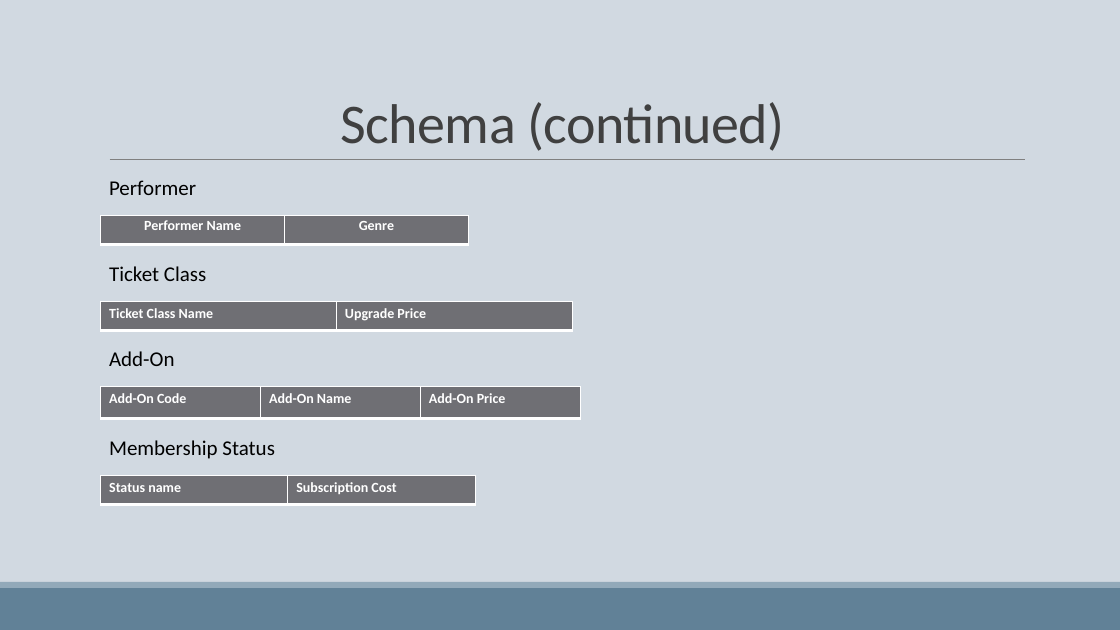
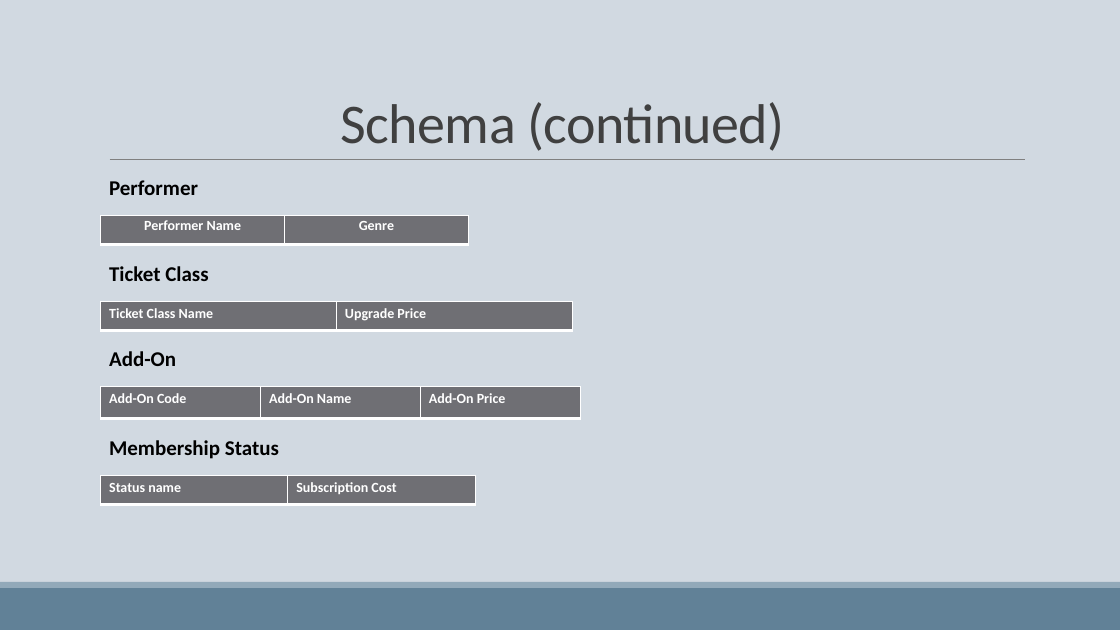
Before and after one commit to keatonmay/db_systems_proj, a slide deck: slide 8 of deliverables/Encore Tickets Presentation.pptx. Drawn at 1120x630 pixels with LibreOffice and Linux fonts; fonts in the diff are those of the drawing. Boxes give left, top, right and bottom in pixels: in the first picture for what was removed or moved away, otherwise in the second. Text is boxed around its words. In the diff, an @@ line names an element or a change of style, - is before the commit and + after.

```diff
--- a/deliverables/Encore Tickets Presentation.pptx
+++ b/deliverables/Encore Tickets Presentation.pptx
@@ bold on in 4 elements at (109,180,198,195), (109,266,208,281), (109,351,176,366), (109,440,279,459) @@
```
Also in this commit, not shown: 4 other slides changed.
